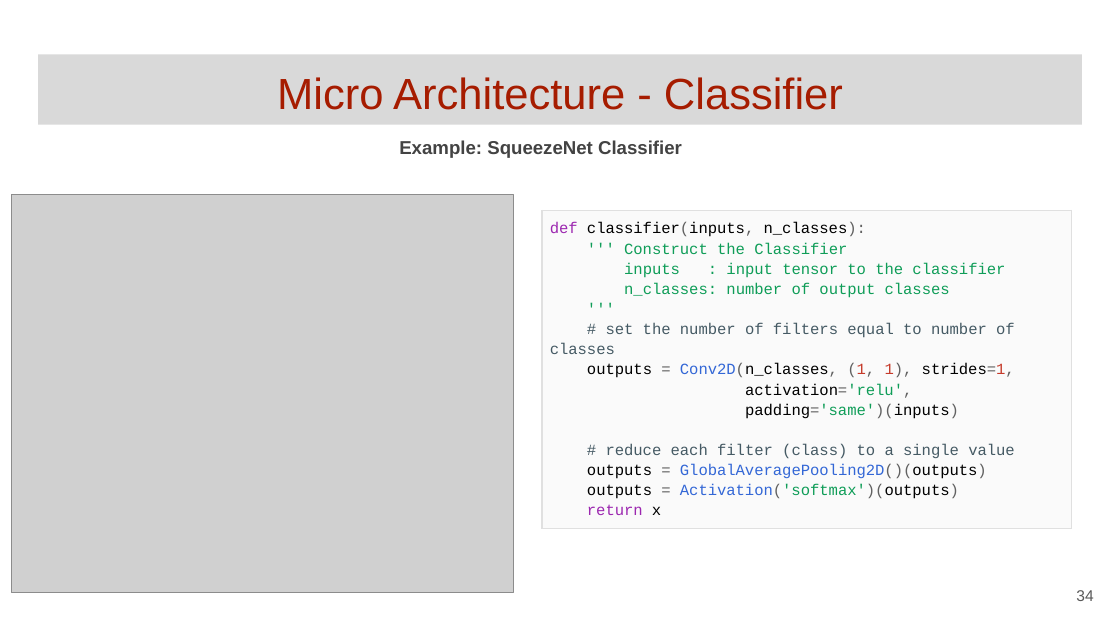
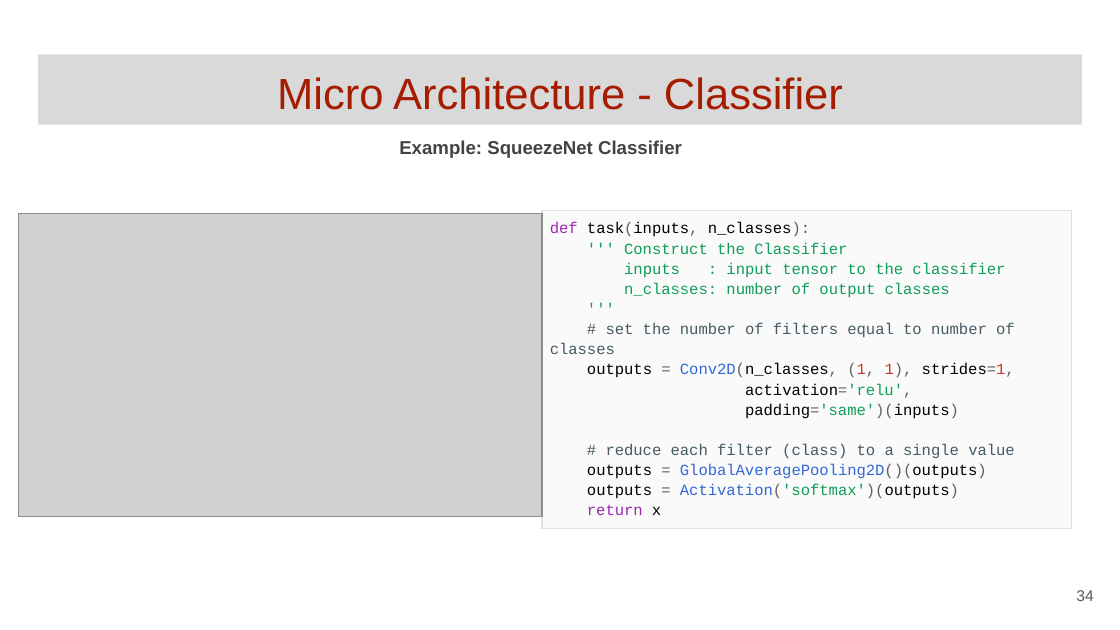
Before and after one commit to GoogleCloudPlatform/keras-idiomatic-programmer, a slide deck: slide 34 of books/deep-learning-design-patterns/Workshops/Junior/Deep Learning Design Patterns - Workshop - Chapter 1.pptx. Drawn at 1120x630 pixels with LibreOffice and Linux fonts; fonts in the diff are those of the drawing; grey boxes stand for pictures. Boxes give left, top, right and bottom in pixels: in the first picture for what was removed or moved away, otherwise in the second. Text is boxed around its words. In the diff, an @@ line names an element or a change of style, - is before the commit and + after.

```diff
--- a/books/deep-learning-design-patterns/Workshops/Junior/Deep Learning Design Patterns - Workshop - Chapter 1.pptx
+++ b/books/deep-learning-design-patterns/Workshops/Junior/Deep Learning Design Patterns - Workshop - Chapter 1.pptx
@@ picture: place and size @@
-picture at <box>11,195,513,592</box>
+picture at <box>19,214,542,516</box>
@@ table at <box>542,211,1072,578</box> @@
-row 1, column 1: def classifier(inputs, n_classes): / ''' Construct the Classifier / inputs : input tensor to the classifier / n_classes: number of output classes / ''' / # set the number of filters equal to number of classes / outputs = Conv2D(n_classes, (1, 1), strides=1, activation='relu', / padding='same')(inputs) / # reduce each filter (class) to a single value / outputs = GlobalAveragePooling2D()(outputs) / outputs = Activation('softmax')(outputs) / return x
+row 1, column 1: def task(inputs, n_classes): / ''' Construct the Classifier / inputs : input tensor to the classifier / n_classes: number of output classes / ''' / # set the number of filters equal to number of classes / outputs = Conv2D(n_classes, (1, 1), strides=1, activation='relu', / padding='same')(inputs) / # reduce each filter (class) to a single value / outputs = GlobalAveragePooling2D()(outputs) / outputs = Activation('softmax')(outputs) / return x
```
Also in this commit, not shown: 9 other slides changed.
